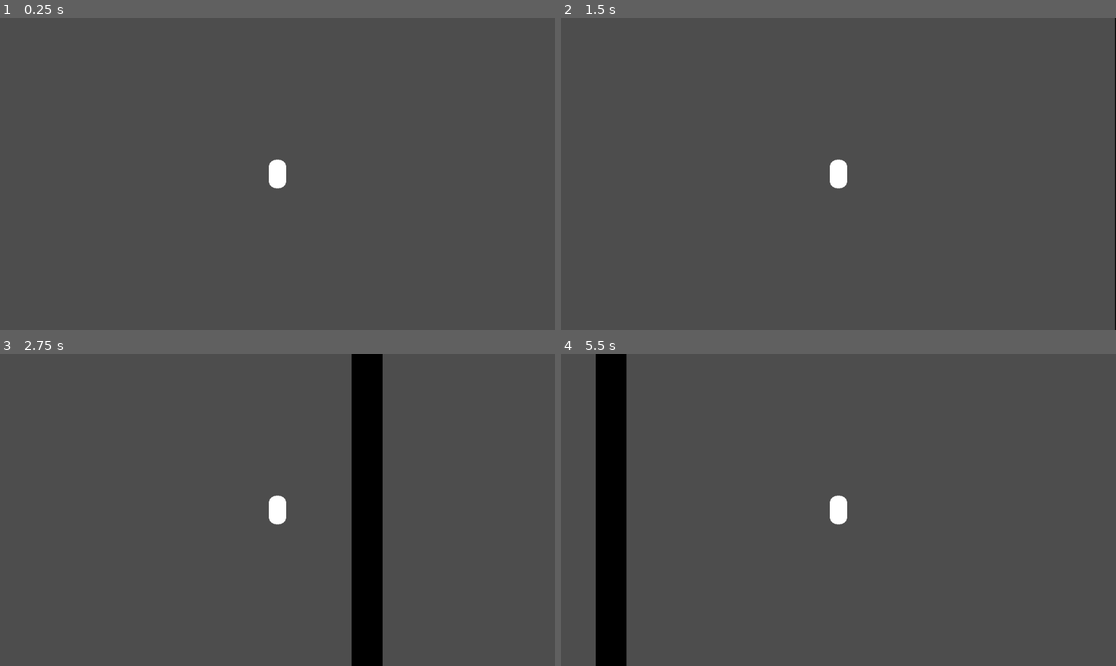
Above: before the commit, frames 1-4 (two rows, left to right).
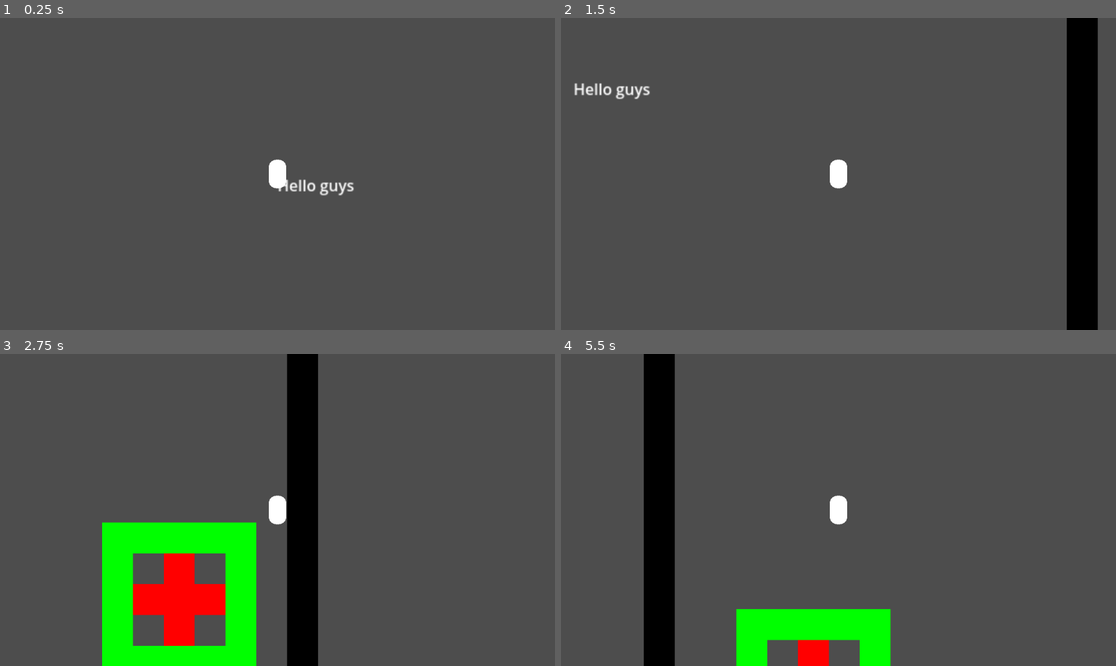
Above: after the commit, the same moments.

Repository: tanzils7/brighton-game-jam
Game: Godot game, scene res://Scenes/main.tscn
The game is run twice, just before and just after one commit, with the same random seed, the same clock (stepped at 60 frames per second) and the same inputs. Before the commit the project starts from res://Scenes/Level.tscn.
Inputs:
- Up to frame 1 (0.25 s): no input
- Up to frame 2 (1.5 s): tap Enter at 0.5 s; hold D (Right) 0.53-1.28 s; tap Q (Attack) at 0.6 s; tap Shift (Dash) at 0.8, 1.35 s; hold S (Down) from 1.28 s (still down)
- Up to frame 3 (2.75 s): tap Q (Attack) at 1.55, 2.1 s; release S (Down) at 2.03 s; hold D (Right) from 2.03 s (still down); tap Shift (Dash) at 2.3 s
- Up to frame 4 (5.5 s): release D (Right) at 2.78 s; hold W (Up) 2.78-3.53 s; tap Shift (Dash) at 2.85, 3.8, 4.35, 5.3 s; tap Q (Attack) at 3.05, 3.6, 4.55, 5.1 s; tap R (Reset) at 3.5, 4.15 s; hold A (Left) 3.53-5.03 s; hold S (Down) from 5.03 s (still down)

The runs differ from the first frame. In frame 1, 0.3% of the frame differs, in the area x 50-64%, y 51-58%; in frame 2, 6.2%; in frame 3, 22%, in the area x 18-69%, y 0-100%; in frame 4, 15%.

Commit message:
Fixed Dash

Diff:
--- a/Scripts/Player Scripts/Player.gd
+++ b/Scripts/Player Scripts/Player.gd
@@ -23,6 +23,7 @@
 var attackActiveTimer: float = 0
 var swingStartAngle: float = 0
 var swingEndAngle: float = 0
+
 var isDashing: bool = false
 var dashTimer: float = 0
 var dashDirection: Vector2 = Vector2.ZERO
@@ -42,31 +43,35 @@
 	var baseAngle = facingDir.normalized().angle()
 	var arcRadians = deg_to_rad(swingArc)
 
-	# Left → Right relative to facing
 	swingStartAngle = baseAngle - arcRadians / 2.0
 	swingEndAngle = baseAngle + arcRadians / 2.0
 
-	# Reset pivot rotation; hitbox and VFX follow pivot
 	swingPivot.rotation = swingStartAngle
 	meleeHitbox.monitoring = true
 	swordVFX.visible = true
-	sfxSword.play();
+	sfxSword.play()
+
 
 func updateTimers(delta: float):
+	# Dash cooldown
 	if dashCooldownTimer > 0:
 		dashCooldownTimer -= delta
-	# COOLDOWN TICK
+		if dashCooldownTimer < 0:
+			dashCooldownTimer = 0
+
+	# Melee cooldown
 	if meleeTimer > 0:
 		meleeTimer -= delta
 		if meleeTimer < 0:
 			meleeTimer = 0
 
+	# Attack lock
 	if attackLockTimer > 0:
 		attackLockTimer -= delta
 		if attackLockTimer <= 0:
 			isAttacking = false
 
-	# HANDLE SWING ARC USING PIVOT
+	# Attack active + swing arc
 	if attackActiveTimer > 0:
 		attackActiveTimer -= delta
 
@@ -78,6 +83,13 @@
 		if attackActiveTimer <= 0:
 			meleeHitbox.monitoring = false
 			swordVFX.visible = false
+
+	# ✅ Dash timer MUST be independent of attacking
+	if isDashing:
+		dashTimer -= delta
+		if dashTimer <= 0:
+			isDashing = false
+
 
 func startDash(direction: Vector2) -> void:
 	isDashing = true
@@ -91,12 +103,14 @@
 	velocity = dashDirection * dashSpeed
 	sfxDash.play()
 
+
 func _ready() -> void:
 	swordVFX.visible = false
 	meleeHitbox.monitoring = false
 
+
 func _physics_process(delta: float) -> void:
-	var inputDir: Vector2 = Input.get_vector("Left","Right","Up","Down")
+	var inputDir: Vector2 = Input.get_vector("Left", "Right", "Up", "Down")
 	if inputDir != Vector2.ZERO:
 		facingDir = inputDir.normalized()
 
@@ -108,11 +122,13 @@
 	if Input.is_action_just_pressed("Reset"):
 		get_tree().reload_current_scene()
 
-	if Input.is_action_just_pressed("Dash") && dashCooldownTimer <= 0:
+	if Input.is_action_just_pressed("Dash") and dashCooldownTimer <= 0 and not isDashing:
 		startDash(inputDir)
 
-	velocity = inputDir * speed
-
-
+	# Movement: dash wins while active
+	if isDashing:
+		velocity = dashDirection * dashSpeed
+	else:
+		velocity = inputDir * speed
 
 	move_and_slide()
--- a/project.godot
+++ b/project.godot
@@ -11,7 +11,7 @@
 [application]
 
 config/name="Game Jam"
-run/main_scene="uid://5lhvv4203ncv"
+run/main_scene="uid://d4d1s7mkutlch"
 config/features=PackedStringArray("4.6", "GL Compatibility")
 config/icon="res://icon.svg"
 
